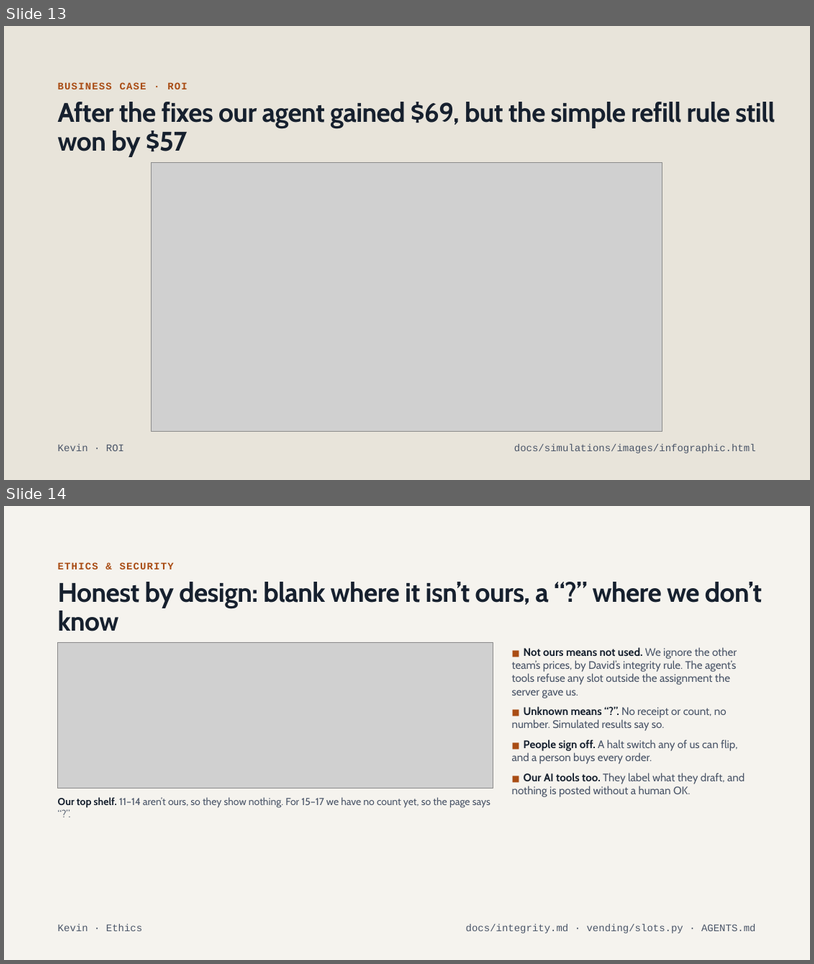
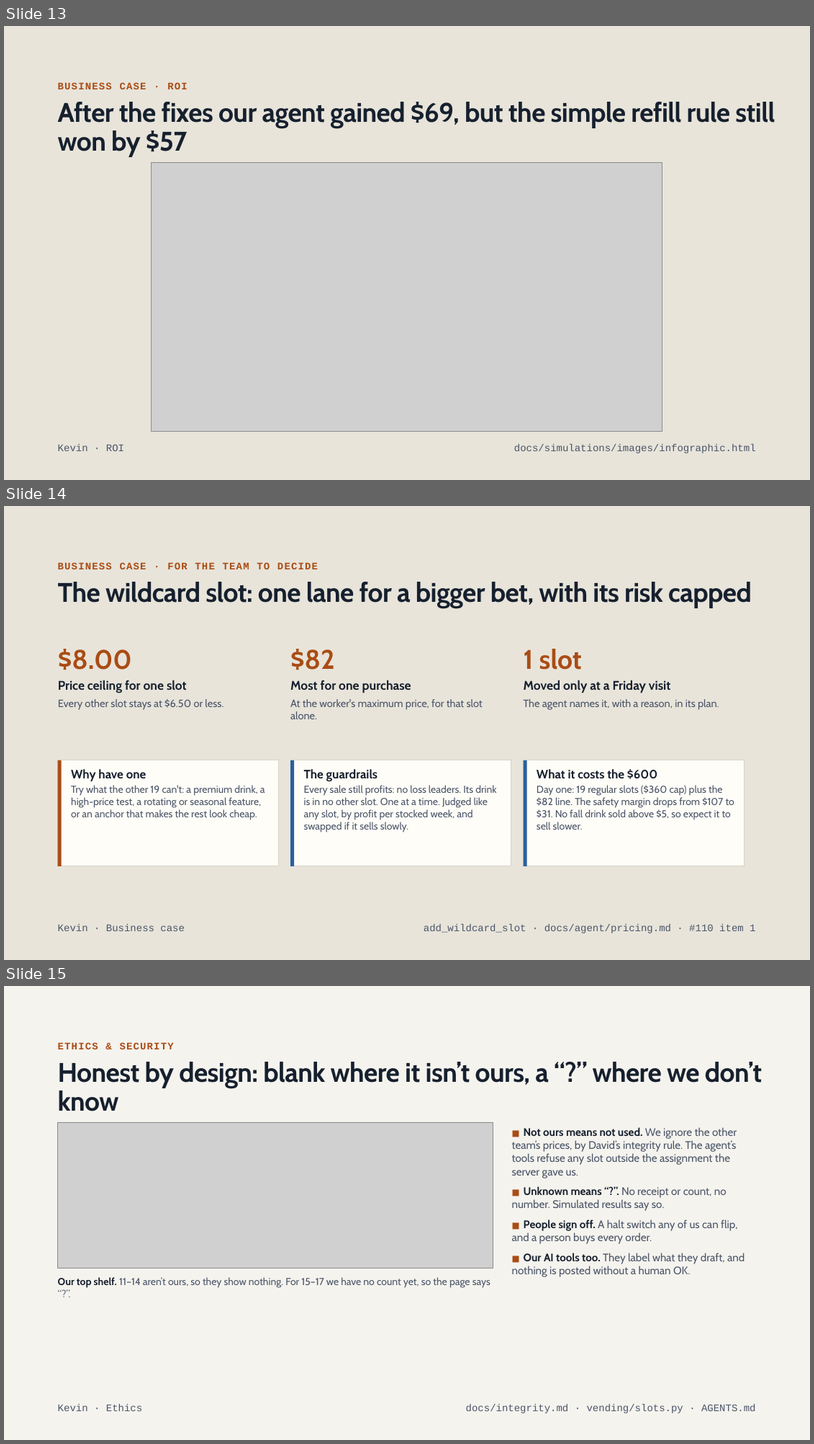
Before and after one commit to marshall-strong/agentic-vending, a slide deck: docs/presentation/group-b-final-presentation.pptx. Shown one above the other, each under a label of ours: slides 13 and 14 before the commit, slides 13, 14 and 15 after it. The pictures are 814x964 and 814x1444 pixels, drawn with LibreOffice and Linux fonts; fonts in the diff are those of the drawing; grey boxes stand for pictures. Boxes give left, top, right and bottom in pixels: in the first picture for what was removed or moved away, otherwise in the second. Text is boxed around its words. In the diff, an @@ line names an element or a change of style, - is before the commit and + after.

```diff
--- a/docs/presentation/group-b-final-presentation.pptx
+++ b/docs/presentation/group-b-final-presentation.pptx
@@ slide 14 added at (4,506,810,960), background #E8E4DA @@
@@ text added at (58,562,318,569), 12 pt, text #A94C14, bold @@
+BUSINESS CASE · FOR THE TEAM TO DECIDE
@@ title added at (58,582,752,608), 32 pt, text #16202E, bold @@
+The wildcard slot: one lane for a bigger bet, with its risk capped
@@ text added at (58,649,132,669), 32 pt, text #A94C14, bold @@
+$8.00
@@ text added at (291,649,335,669), 32 pt, text #A94C14, bold @@
+$82
@@ text added at (524,649,582,669), 32 pt, text #A94C14, bold @@
+1 slot
@@ text added at (58,680,187,692), 15 pt, text #16202E, bold @@
+Price ceiling for one slot
@@ text added at (58,699,224,710), 12.5 pt, text #4A5568 @@
+Every other slot stays at $6.50 or less.
@@ text added at (291,680,412,692), 15 pt, text #16202E, bold @@
+Most for one purchase
@@ text added at (291,699,483,719), 12.5 pt, text #4A5568 @@
+At the worker's maximum price, for that slot alone.
@@ text added at (524,680,671,692), 15 pt, text #16202E, bold @@
+Moved only at a Friday visit
@@ text added at (524,699,720,710), 12.5 pt, text #4A5568 @@
+The agent names it, with a reason, in its plan.
@@ rectangle added at (58,760,278,866), fill #FFFDF8, outline #D9D3C7 0.75 pt @@
@@ rectangle added at (58,760,62,866), fill #A94C14 @@
@@ rectangle added at (291,760,512,866), fill #FFFDF8, outline #D9D3C7 0.75 pt @@
@@ rectangle added at (291,760,294,866), fill #2B5F9E @@
@@ rectangle added at (524,760,744,866), fill #FFFDF8, outline #D9D3C7 0.75 pt @@
@@ rectangle added at (524,760,527,866), fill #2B5F9E @@
@@ text added at (71,769,265,820), 12 pt, text #4A5568 @@
+Why have one
+Try what the other 19 can't: a premium drink, a high-price test, a rotating or seasonal feature, or an anchor that makes the rest look cheap.
@@ text added at (304,769,496,832), 12 pt, text #4A5568 @@
+The guardrails
+Every sale still profits: no loss leaders. Its drink is in no other slot. One at a time. Judged like any slot, by profit per stocked week, and swapped if it sells slowly.
@@ text added at (537,769,735,829), 12 pt, text #4A5568 @@
+What it costs the $600
+Day one: 19 regular slots ($360 cap) plus the $82 line. The safety margin drops from $107 to $31. No fall drink sold above $5, so expect it to sell slower.
@@ text added at (58,924,185,931), 12 pt, text #4A5568 @@
+Kevin · Business case
@@ text added at (424,924,756,933), 12 pt, text #4A5568 @@
+add_wildcard_slot · docs/agent/pricing.md · #110 item 1
@@ what was slide 14 is now slide 15 @@
```
